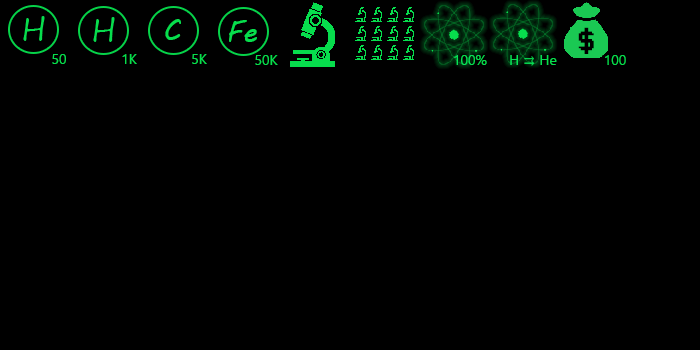
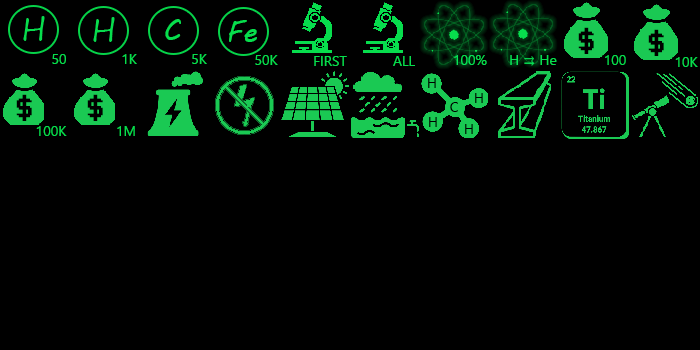
Layer changes from the first 700x350 image to the second:
added group "Row1" with 35 layers above "Row2" over [290,2,698,67]
added group "1_10" with 3 layers in group "Row1" over [633,4,698,67]
added layer "Layer 5" (1st of 4, in "Row1" › "1_10") in group "1_10" over [633,4,678,60]
moved "1_6" into group "Row1" over [355,2,415,66]
hid "Layer 3 copy 4" over [355,7,414,60]
moved "1_5" into group "Row1" over [290,3,347,67]
painted on "Layer 3" over [290,3,335,67]
added group "2_10" with 2 layers above "2_9" over [632,73,698,137]
added group "2_9" with 1 layers above "2_8" over [561,71,629,139]
added layer "Layer 12" in group "2_9" over [561,71,629,139]
added group "2_8" with 1 layers above "2_7" over [498,71,551,138]
added layer "Layer 11" in group "2_8" over [498,71,551,138]
added group "2_7" with 6 layers above "2_6" over [421,73,488,138]
added layer "Layer 10" in group "2_7" over [421,73,488,138]
added group "2_6" with 1 layers above "2_5" over [351,72,419,138]
added layer "Layer 9" in group "2_6" over [351,72,419,138]
added group "2_5" with 1 layers above "2_4" over [281,71,349,137]
added layer "Layer 7" in group "2_5" over [281,71,349,137]
added group "2_4" with 1 layers above "2_3" over [215,76,274,135]
added layer "Layer 8" in group "2_4" over [215,76,274,135]
added group "2_3" with 1 layers above "2_2" over [147,71,203,136]
added layer "Layer 6" in group "2_3" over [147,71,203,136]
added group "2_2" with 3 layers above "2_1" over [73,73,135,136]
added group "2_1" with 3 layers above "Layer 2" over [2,73,67,136]
…and 18 more changes (18 added)
